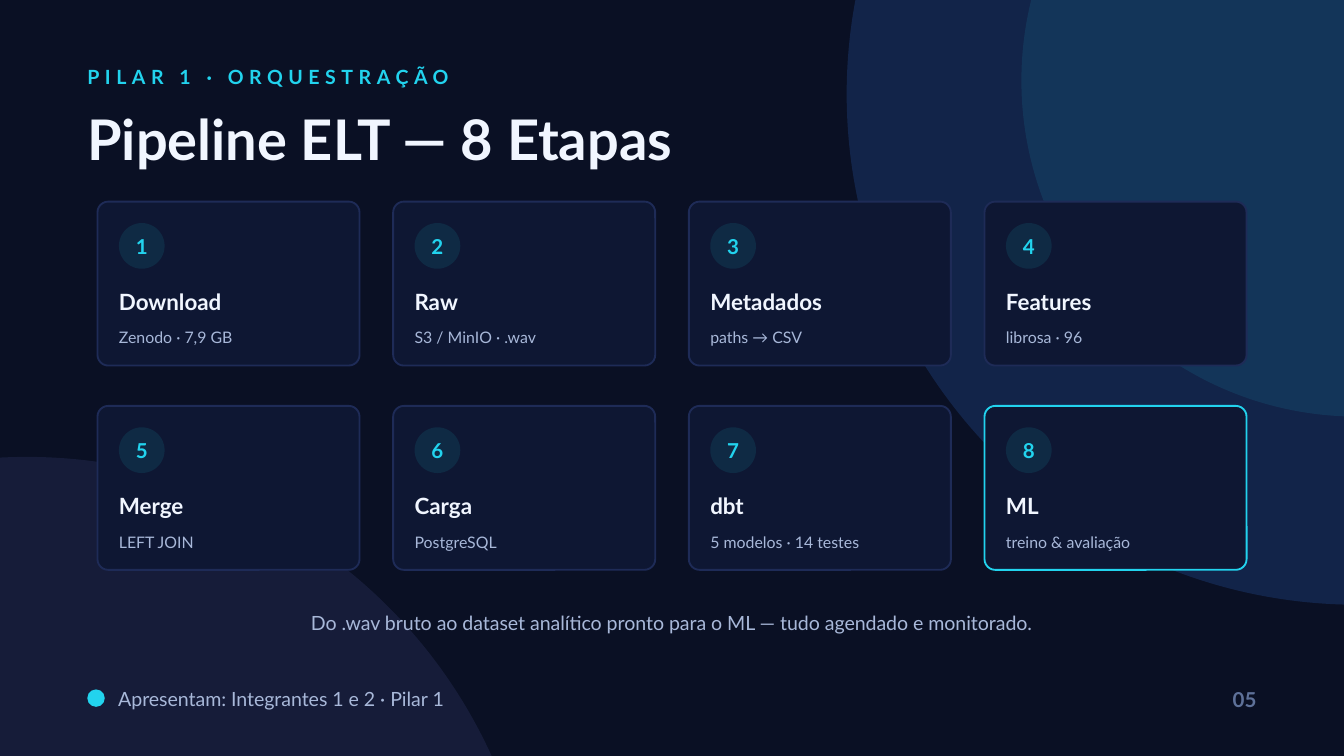
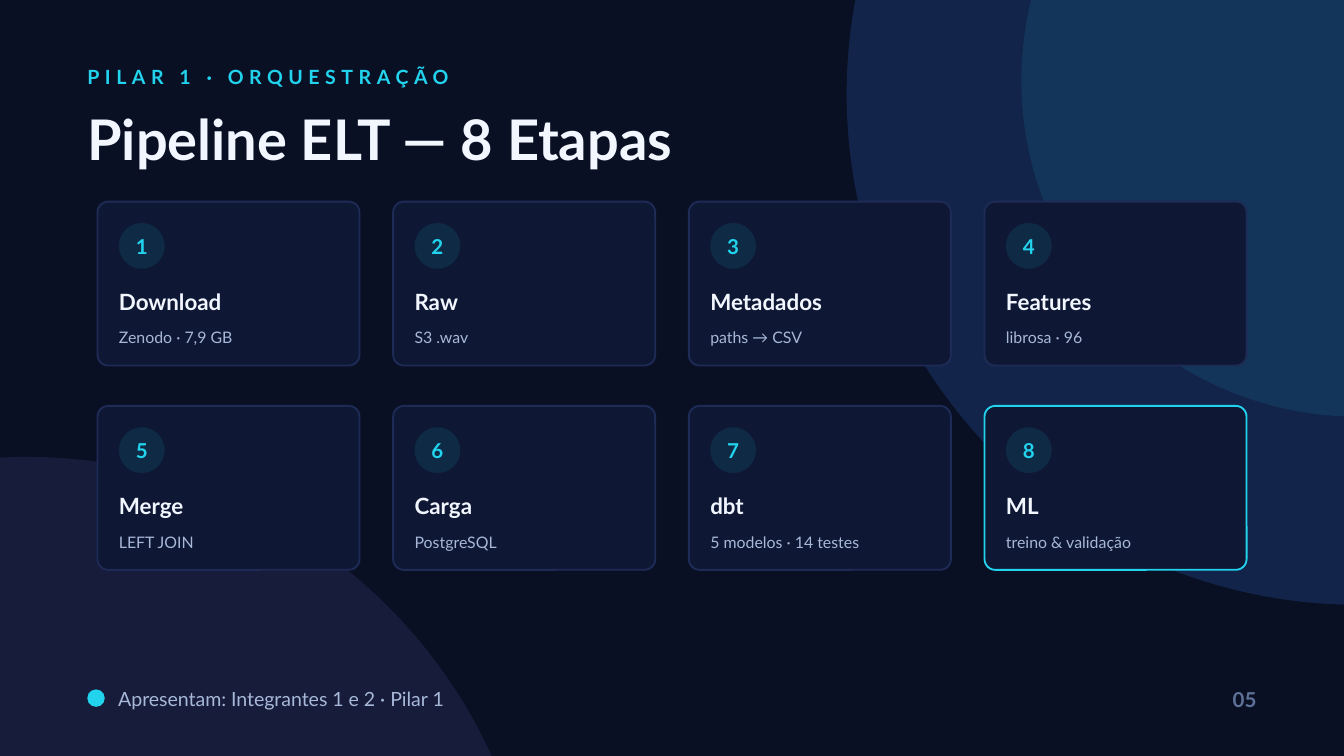
Before and after one commit to guialvesmartins/trabalho-ifg-modulo-2, a slide deck: slide 4 of report/apresentacao.pptx (slide 5 before the commit). Drawn at 1344x756 pixels with LibreOffice and Linux fonts; fonts in the diff are those of the drawing; background and template pictures are left out. Boxes give left, top, right and bottom in pixels: in the first picture for what was removed or moved away, otherwise in the second. Text is boxed around its words. In the diff, an @@ line names an element or a change of style, - is before the commit and + after.

```diff
--- a/report/apresentacao.pptx
+++ b/report/apresentacao.pptx
@@ text at [415,331,468,343]: text changed @@
-S3 / MinIO · .wav
+S3 .wav
@@ text at [1006,536,1131,551]: text changed @@
-treino & avaliação
+treino & validação
@@ text removed at [311,615,1032,634] @@
-Do .wav bruto ao dataset analítico pronto para o ML — tudo agendado e monitorado.
```
Also in this commit, not shown: 1 other slide changed, 4 other files.
